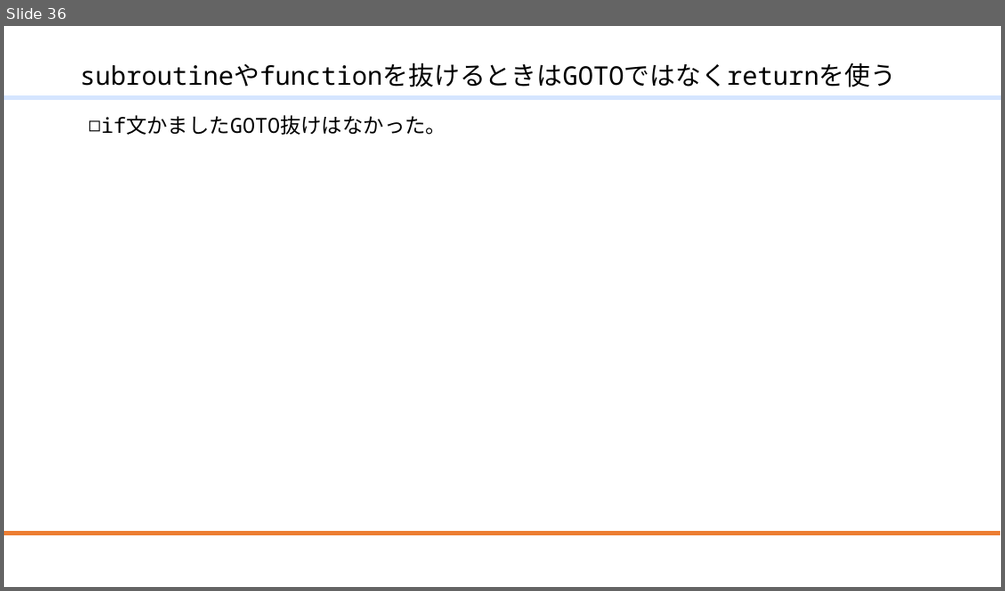
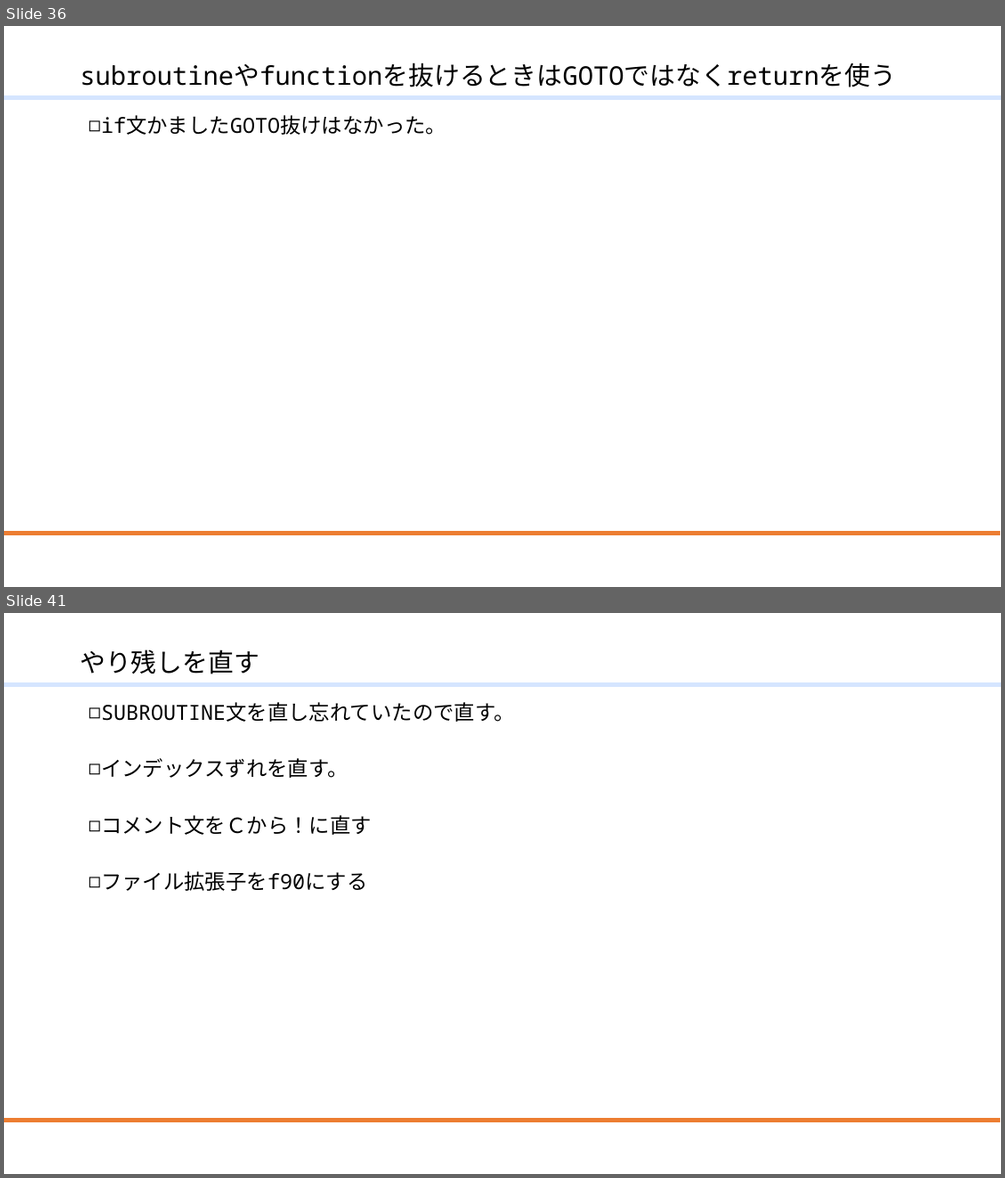
Before and after one commit to mmer547/ModernFortranLocalUserGroup, a slide deck: ModernFortran.f10/20210724_リファクタリング.pptx. Shown one above the other, each under a label of ours: slide 36 before the commit, slides 36 and 41 after it; the slides between them are not shown. The pictures are 1005x591 and 1005x1178 pixels, drawn with LibreOffice and Linux fonts; fonts in the diff are those of the drawing; background and template pictures are left out. Boxes give left, top, right and bottom in pixels: in the first picture for what was removed or moved away, otherwise in the second. Text is boxed around its words. In the diff, an @@ line names an element or a change of style, - is before the commit and + after.

```diff
--- a/ModernFortran.f10/20210724_リファクタリング.pptx
+++ b/ModernFortran.f10/20210724_リファクタリング.pptx
@@ slide 41 added at (4, 613, 1001, 1174), background #FFFFFF; not listed: 2 template elements that a slide beside it also shows @@
@@ title added at (80, 649, 259, 674), 24.8 pt, text #000000 @@
+やり残しを直す
@@ text added at (101, 702, 514, 891), 20 pt, text #000000 @@
+◻ SUBROUTINE文を直し忘れていたので直す。
+◻ インデックスずれを直す。
+◻ コメント文をＣから！に直す
+◻ ファイル拡張子をf90にする
```
Also in this commit, not shown: 6 slides changed, 3 other slides added, 1 slide removed, 1 other file.
